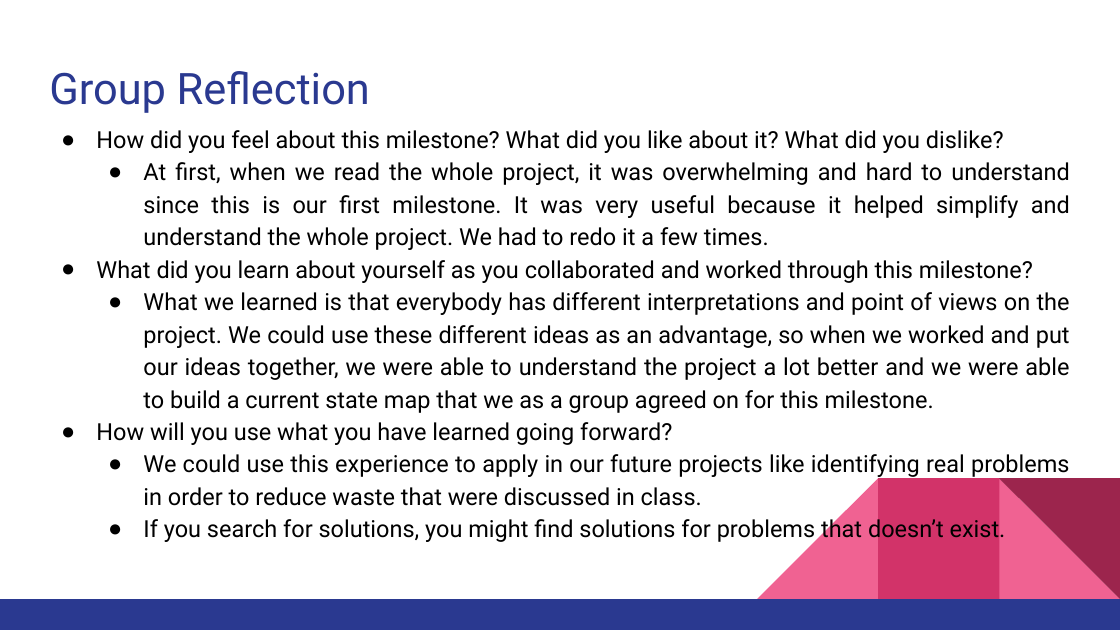
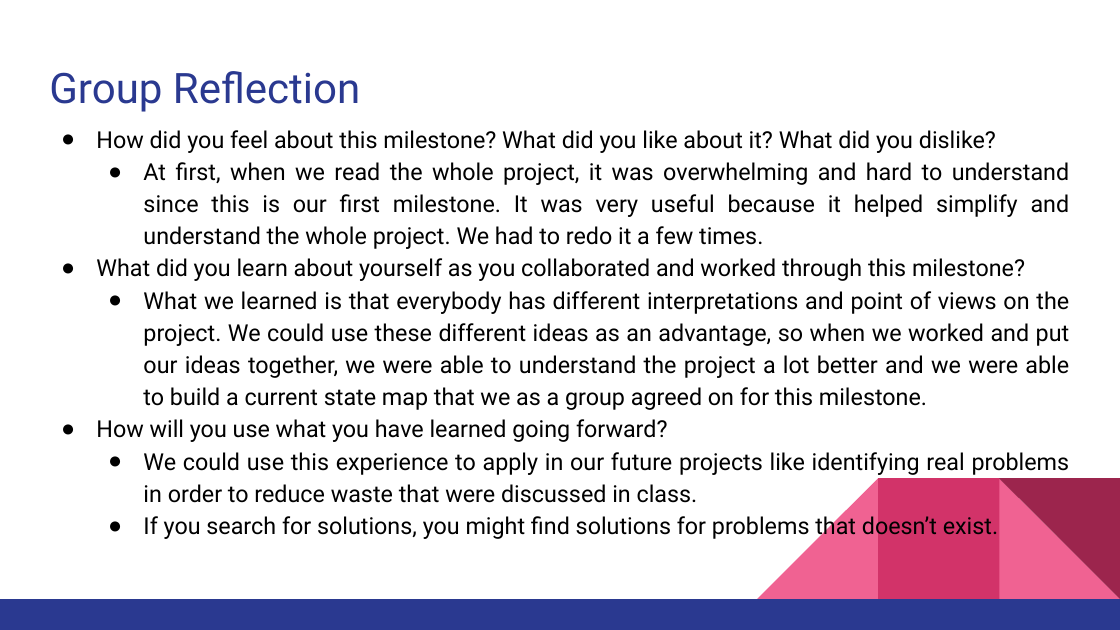
Before and after one commit to samano2j/ENSE-470-, a slide deck: slide 4 of ENSE 470 - Milestone 1.pptx. Drawn at 1120x630 pixels with LibreOffice and Linux fonts; fonts in the diff are those of the drawing. Boxes give left, top, right and bottom in pixels: in the first picture for what was removed or moved away, otherwise in the second. Text is boxed around its words. In the diff, an @@ line names an element or a change of style, - is before the commit and + after.

Commit message:
Milestone 1 Final Version

```diff
--- a/ENSE 470 - Milestone 1.pptx
+++ b/ENSE 470 - Milestone 1.pptx
@@ title "Group Reflection" at <box>49,71,360,112</box>: size 27.9 to 27 pt @@
@@ text "How did you feel about ..." at <box>96,130,1070,540</box>: size 15.1 to 15 pt @@
```
Also in this commit, not shown: 2 other files.
